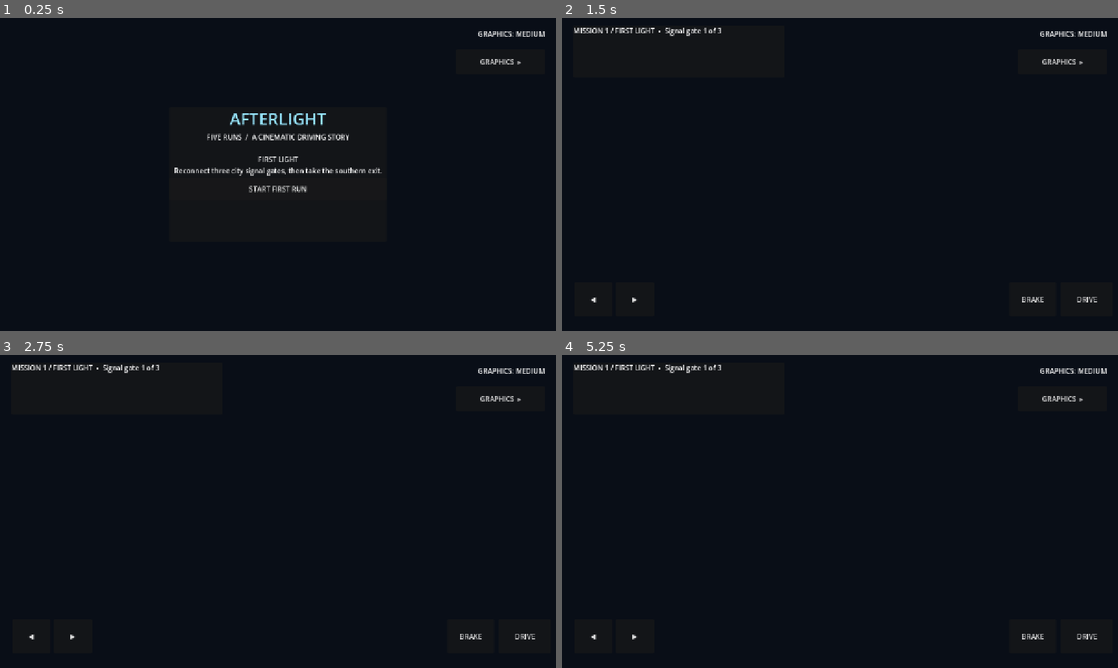
Above: before the commit, frames 1-4 (two rows, left to right).
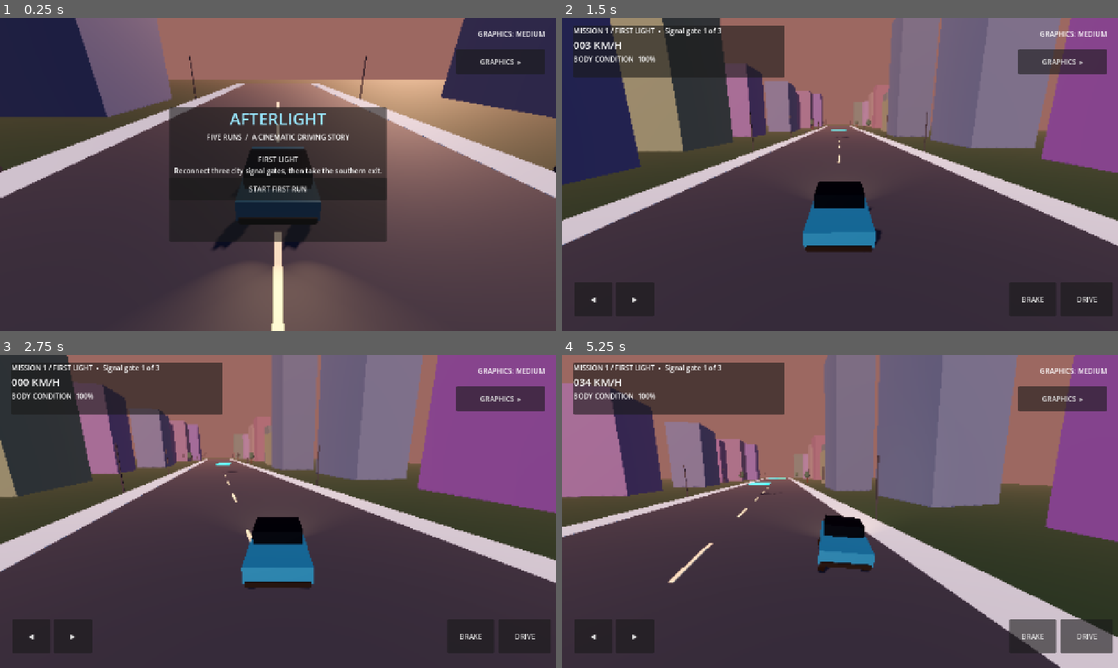
Above: after the commit, the same moments.

Repository: MichalAckson/Afterlightrun-ai-game-probably-gonna-be-terrible-on-first-try-
Game: Godot game, scene res://scenes/main.tscn
Same seed, same stepped clock (60 frames per second), same inputs: the game is played once before the commit and once after it.
Inputs:
- Up to frame 1 (0.25 s): no input
- Up to frame 2 (1.5 s): click "START FIRST RUN" at 0.5 s; hold D (right) from 1.28 s (still down); hold W (drive) from 1.28 s (still down)
- Up to frame 3 (2.75 s): release D (right) at 2.03 s; release W (drive) at 2.03 s; hold S (brake) from 2.03 s (still down); tap W (drive) at 2.1 s
- Up to frame 4 (5.25 s): release S (brake) at 2.78 s; hold D (right) 2.78-3.53 s; hold W (drive) 2.78-3.53 s; hold Up 3.53-4.28 s; tap W (drive) at 3.6, 5.1 s; hold W (drive) 4.28-5.03 s; hold A (left) from 4.28 s (still down)

The runs differ from the first frame. In frame 1, 92% of the frame differs, in the area x 0-100%, y 0-100%; in frame 2, 93%; in frame 3, 94%; in frame 4, 97%.
Error before the commit: Parse Error: Cannot infer the type of "origin" variable because the value doesn't have a set type. (res://scripts/vehicle_controller.gd:63)

Commit message:
Fix suspension script type inference

Diff:
--- a/scripts/vehicle_controller.gd
+++ b/scripts/vehicle_controller.gd
@@ -58,9 +58,9 @@
 	var forward := -global_transform.basis.z.normalized()
 	var right := global_transform.basis.x.normalized()
 	var steer := steer_input * MAX_STEER * clampf(1.0 - absf(last_speed) / 75.0, 0.35, 1.0)
-	var anchors := [Vector3(-0.82,-0.12,-1.14),Vector3(0.82,-0.12,-1.14),Vector3(-0.82,-0.12,1.14),Vector3(0.82,-0.12,1.14)]
+	var anchors: Array[Vector3] = [Vector3(-0.82,-0.12,-1.14),Vector3(0.82,-0.12,-1.14),Vector3(-0.82,-0.12,1.14),Vector3(0.82,-0.12,1.14)]
 	for i in range(4):
-		var origin := global_transform * anchors[i]
+		var origin: Vector3 = global_transform * anchors[i]
 		var query := PhysicsRayQueryParameters3D.create(origin, origin - up * (REST + TRAVEL + WHEEL_RADIUS))
 		query.exclude = [get_rid()]
 		query.collision_mask = 1
@@ -68,7 +68,7 @@
 		if hit.is_empty():
 			continue
 		var point: Vector3 = hit.position
-		var length_now := origin.distance_to(point) - WHEEL_RADIUS
+		var length_now: float = origin.distance_to(point) - WHEEL_RADIUS
 		var compression := clampf(REST - length_now, 0.0, TRAVEL)
 		var velocity_at_point := linear_velocity + angular_velocity.cross(point - global_position)
 		var normal_force := maxf(0.0, compression * SPRING - velocity_at_point.dot(up) * DAMPER)
